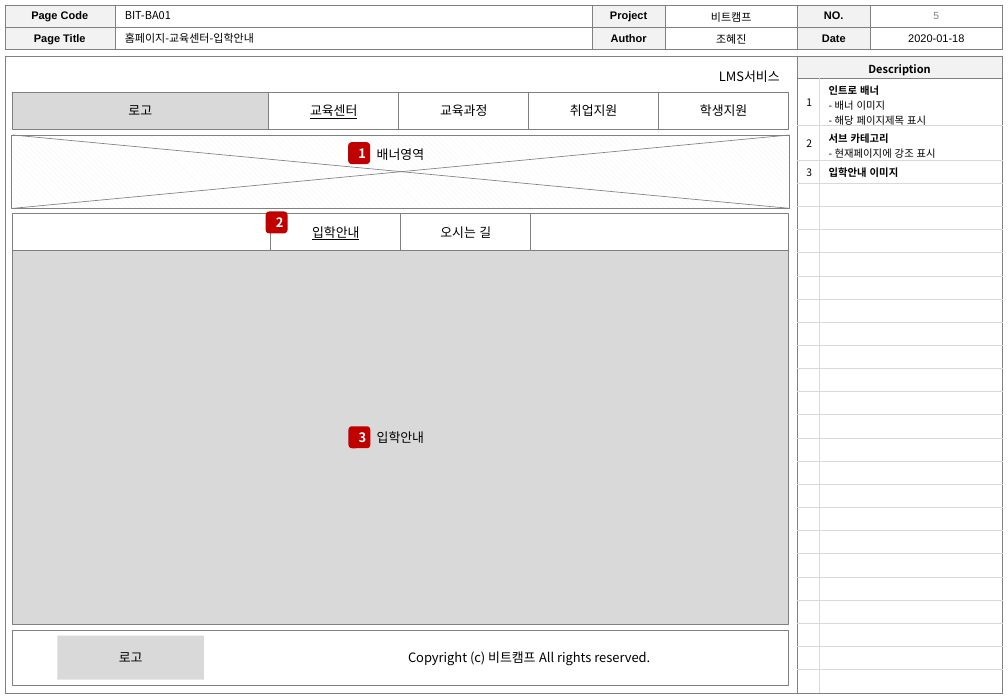
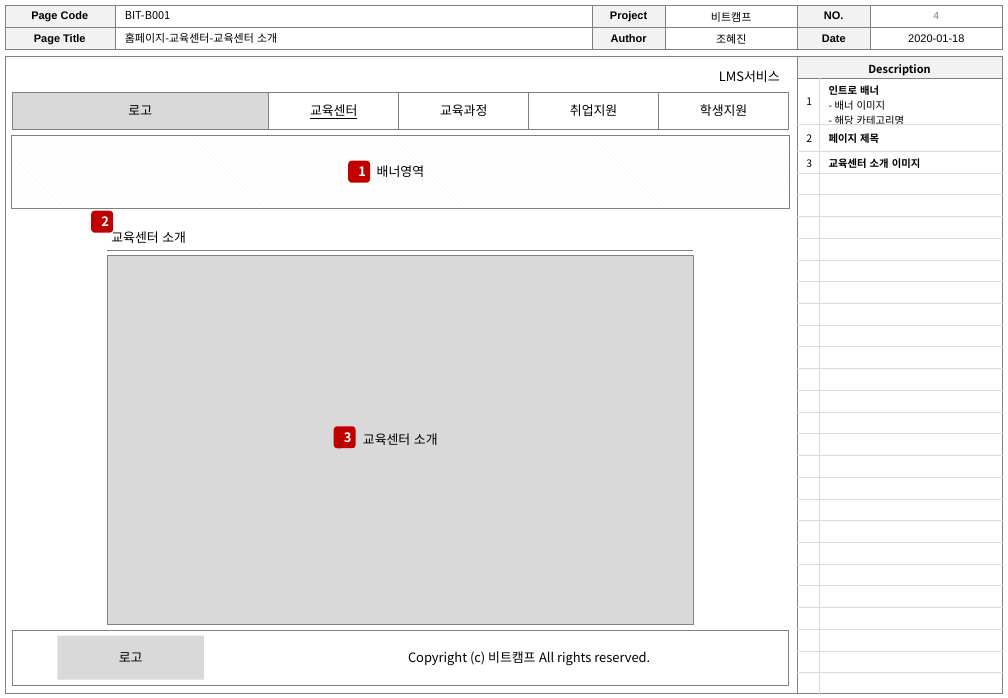
Before and after one commit to h62j8n/bitcamp_lms, a slide deck: slide 4 of storyboard.ver1.3.pptx (slide 5 before the commit). Drawn at 1008x698 pixels with LibreOffice and Linux fonts; fonts in the diff are those of the drawing. Boxes give left, top, right and bottom in pixels: in the first picture for what was removed or moved away, otherwise in the second. Text is boxed around its words. In the diff, an @@ line names an element or a change of style, - is before the commit and + after.

```diff
--- a/storyboard.ver1.3.pptx
+++ b/storyboard.ver1.3.pptx
@@ text at [125, 11, 171, 19]: text changed @@
-BIT-BA01
+BIT-B001
@@ page number at [933, 12, 939, 19]: text changed @@
-5
+4
@@ text at [125, 33, 277, 43]: text changed @@
-홈페이지-교육센터-입학안내
+홈페이지-교육센터-교육센터 소개
@@ table at [798, 78, 1003, 694] @@
-row 1, column 2: 인트로 배너 / - 배너 이미지 / - 해당 페이지제목 표시
+row 1, column 2: 인트로 배너 / - 배너 이미지 / - 해당 카테고리명
-row 2, column 2: 서브 카테고리 / - 현재페이지에 강조 표시
+row 2, column 2: 페이지 제목
-row 3, column 2: 입학안내 이미지
+row 3, column 2: 교육센터 소개 이미지
+row 26:  | 
+row 27:  | 
@@ line removed from (13, 208) to (790, 135) @@
@@ rounded rectangle "1": place and size @@
-rounded rectangle "1" at [348, 142, 370, 165]
+rounded rectangle "1" at [348, 161, 370, 183]
@@ text "배너영역": place and size @@
-text "배너영역" at [377, 148, 424, 160]
+text "배너영역" at [377, 165, 424, 177]
@@ rectangle removed at [12, 214, 789, 250] @@
@@ rounded rectangle "2": place and size @@
-rounded rectangle "2" at [265, 211, 288, 234]
+rounded rectangle "2" at [91, 210, 114, 233]
@@ text added at [111, 228, 186, 243], 10 pt, text #000000 @@
+교육센터 소개
@@ rectangle removed at [271, 214, 401, 250] @@
-입학안내
@@ rectangle removed at [401, 214, 531, 250] @@
-오시는 길
@@ rectangle "교육센터 소개": place and size @@
-rectangle "교육센터 소개" at [12, 250, 789, 624]
+rectangle "교육센터 소개" at [107, 255, 693, 624]
@@ line moved from (790, 208) - (13, 135) to (107, 250) - (693, 250) @@
@@ rounded rectangle "3": place and size @@
-rounded rectangle "3" at [348, 426, 370, 449]
+rounded rectangle "3" at [334, 426, 356, 449]
@@ text in rectangle at [363, 433, 438, 445]: text changed @@
-입학안내
+교육센터 소개
```
Also in this commit, not shown: 13 other slides changed, 12 slides added, 2 slides removed.
